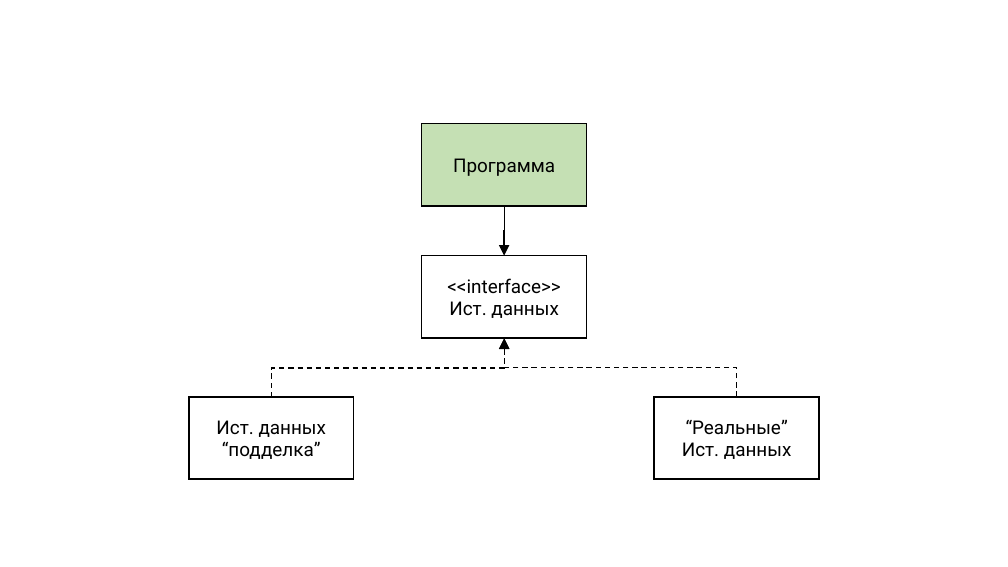
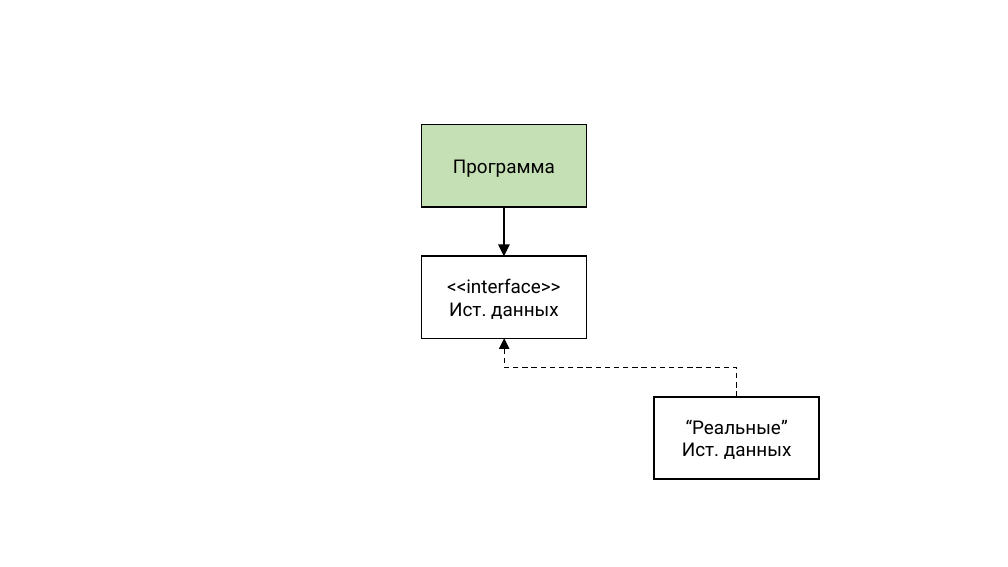
Before and after one commit to rkhaimov/brain-gym, a slide deck: slide 44 of Презентация.pptx (slide 49 before the commit). Drawn at 1008x567 pixels with LibreOffice and Linux fonts; fonts in the diff are those of the drawing; background and template pictures are left out. Boxes give left, top, right and bottom in pixels: in the first picture for what was removed or moved away, otherwise in the second. Text is boxed around its words. In the diff, an @@ line names an element or a change of style, - is before the commit and + after.

Commit message:
Format

```diff
--- a/Презентация.pptx
+++ b/Презентация.pptx
@@ rectangle "<<interface>>" at (x1=422, y1=256, x2=587, y2=339): fill none to #FFFFFF @@
@@ elbow arrow removed from (271, 397) to (504, 339) @@
@@ rectangle removed at (x1=189, y1=397, x2=354, y2=479) @@
-Ист. данных “подделка”
```
Also in this commit, not shown: 4 other slides changed, 1 slide removed.
